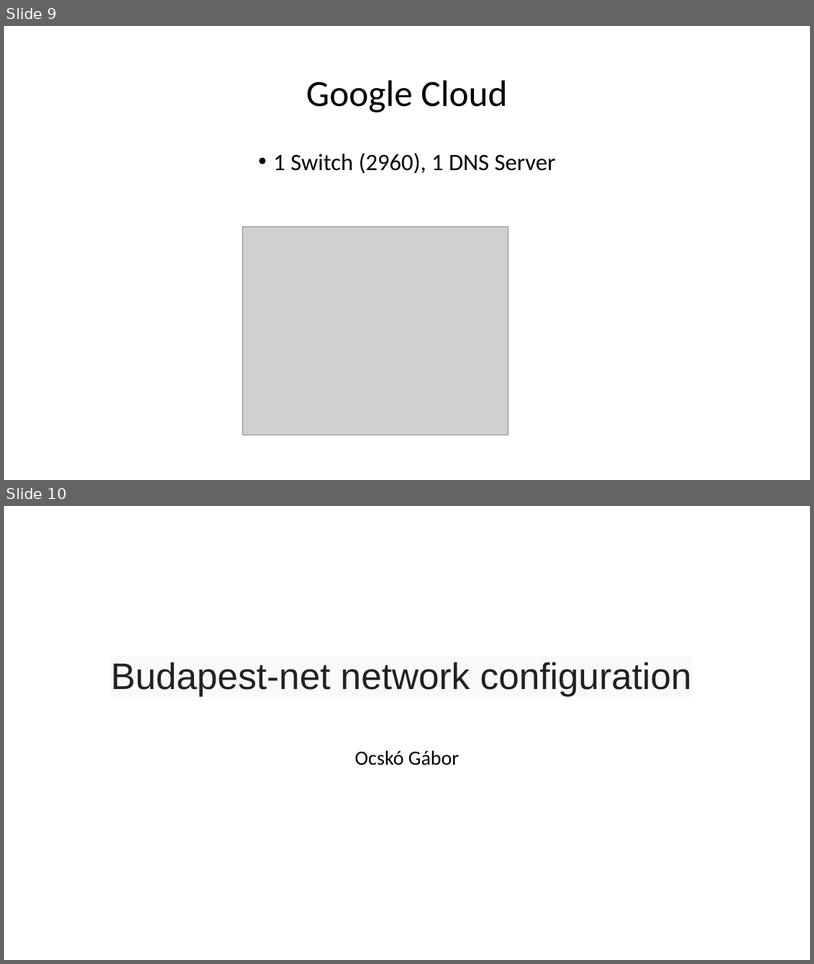
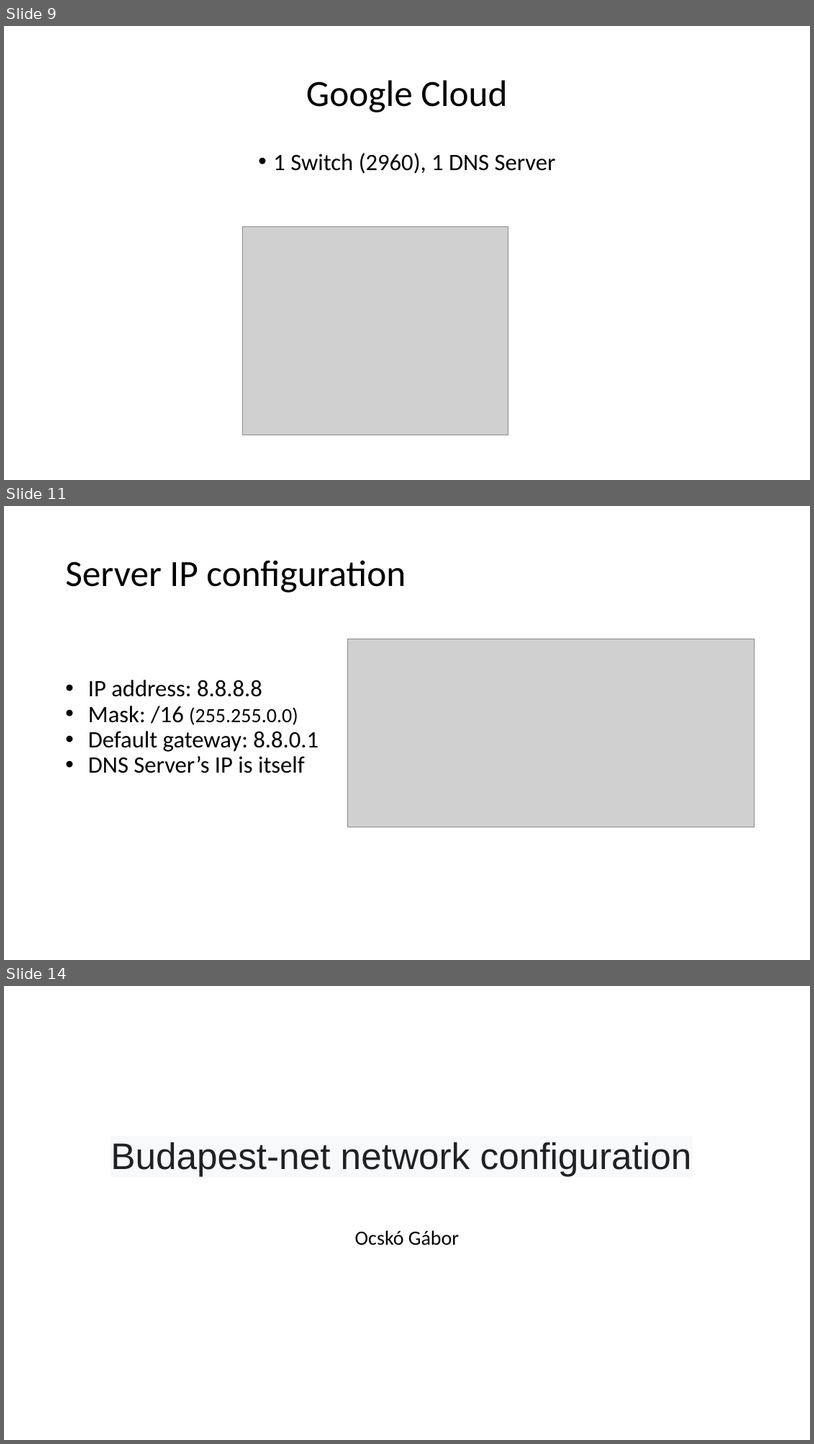
Before and after one commit to I-Izumi/School-project-network, a slide deck: Prezentációk/Projekt_English.pptx. Shown one above the other, each under a label of ours: slides 9 and 10 before the commit, slides 9, 11 and 14 after it; the slides between them are not shown. The pictures are 814x964 and 814x1444 pixels, drawn with LibreOffice and Linux fonts; fonts in the diff are those of the drawing; grey boxes stand for pictures. Boxes give left, top, right and bottom in pixels: in the first picture for what was removed or moved away, otherwise in the second. Text is boxed around its words. In the diff, an @@ line names an element or a change of style, - is before the commit and + after.

```diff
--- a/Prezentációk/Projekt_English.pptx
+++ b/Prezentációk/Projekt_English.pptx
@@ slide 11 added at (x1=4, y1=506, x2=810, y2=960), background #FFFFFF @@
@@ title added at (x1=65, y1=560, x2=406, y2=592), 44 pt, text #000000 @@
+Server IP configuration
@@ picture added at (x1=347, y1=638, x2=755, y2=827) @@
@@ text added at (x1=88, y1=680, x2=319, y2=773), 28 pt, text #000000 @@
+• IP address: 8.8.8.8
+• Mask: /16 (255.255.0.0)
+• Default gateway: 8.8.0.1
+• DNS Server’s IP is itself
@@ what was slide 10 is now slide 14 @@
```
Also in this commit, not shown: 2 slides changed, 9 other slides added.
